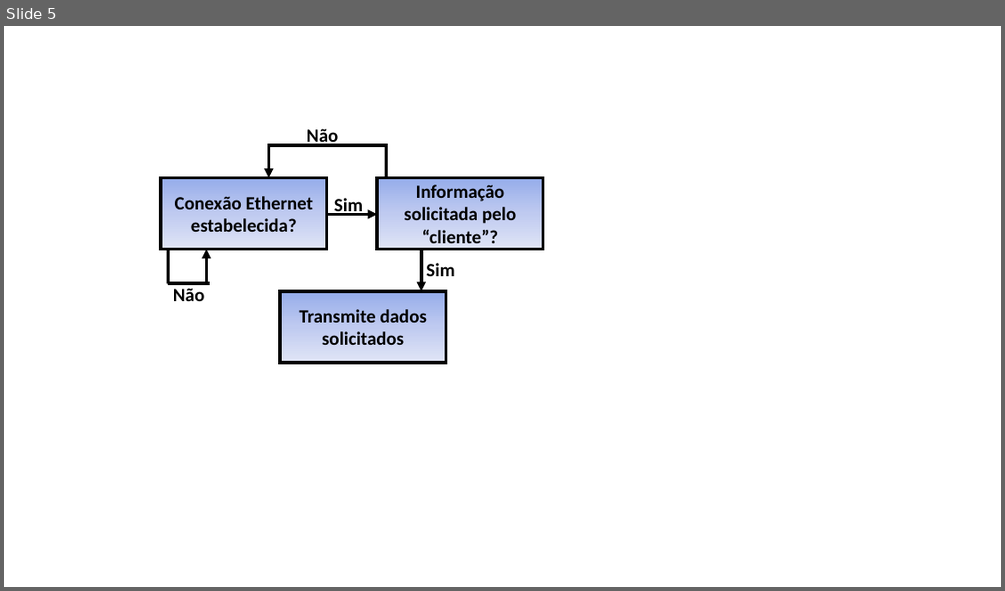
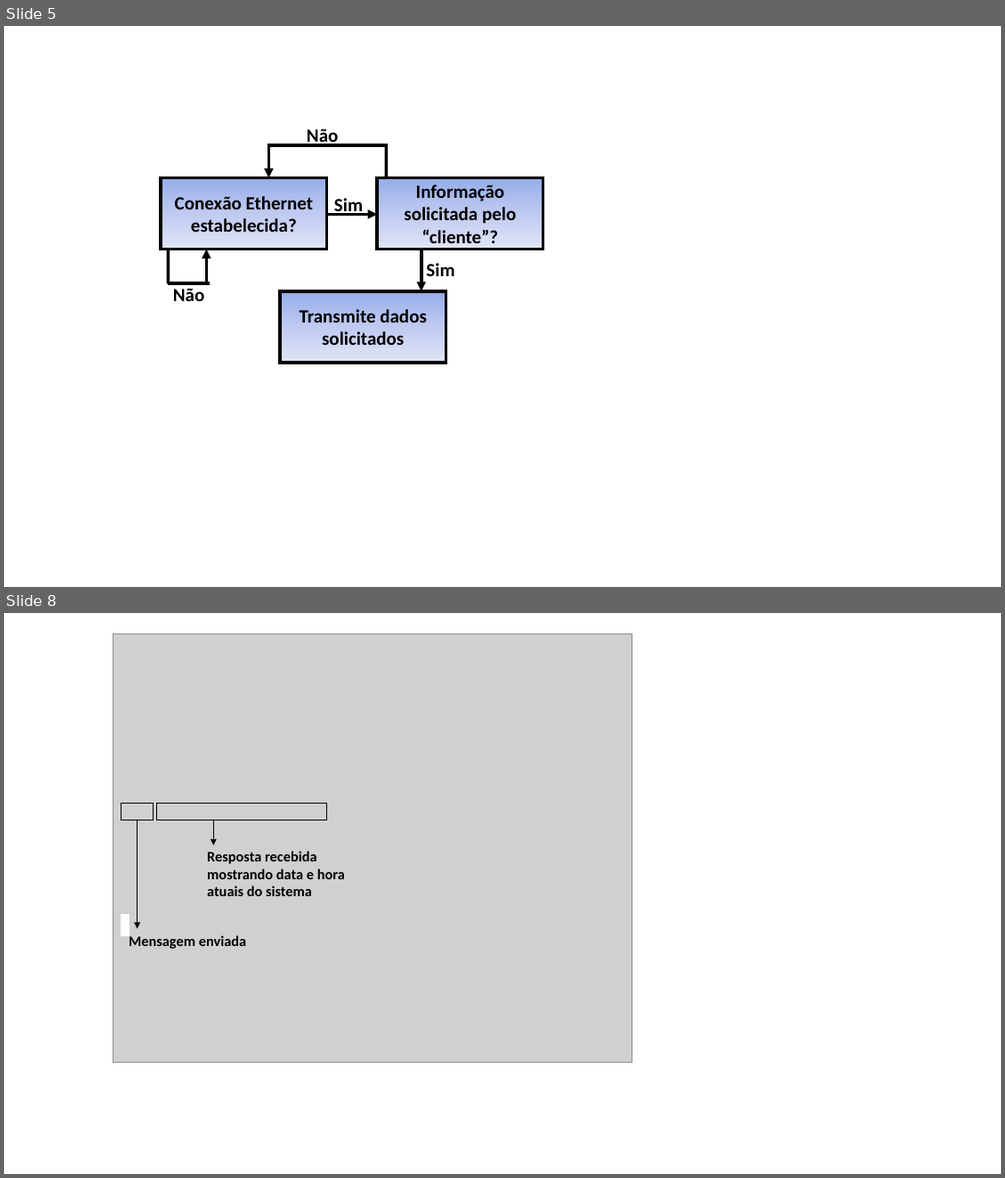
Before and after one commit to GrazianoGabriel/TCC---Trabalho-Final, a slide deck: Figuras/Presentation1.pptx. Shown one above the other, each under a label of ours: slide 5 before the commit, slides 5 and 8 after it; the slides between them are not shown. The pictures are 1005x591 and 1005x1178 pixels, drawn with LibreOffice and Linux fonts; fonts in the diff are those of the drawing; grey boxes stand for pictures. Boxes give left, top, right and bottom in pixels: in the first picture for what was removed or moved away, otherwise in the second. Text is boxed around its words. In the diff, an @@ line names an element or a change of style, - is before the commit and + after.

```diff
--- a/Figuras/Presentation1.pptx
+++ b/Figuras/Presentation1.pptx
@@ slide 8 added at [4, 613, 1001, 1174], background #FFFFFF @@
@@ picture added at [113, 634, 632, 1062] @@
@@ rectangle added at [121, 803, 153, 820], outline #000000 1 pt @@
@@ arrow added from (138, 820) to (138, 929), #000000 0.5 pt @@
@@ rectangle added at [157, 803, 327, 820], outline #000000 1 pt @@
@@ arrow added from (213, 820) to (213, 844), #000000 0.5 pt @@
@@ text added at [207, 851, 345, 896], 14 pt, text #000000, bold @@
+Resposta recebida mostrando data e hora atuais do sistema
@@ rectangle added at [121, 915, 129, 936], fill #FFFFFF, outline #FFFFFF 1 pt @@
@@ text added at [129, 934, 246, 949], 14 pt, text #000000, bold @@
+Mensagem enviada
```
Also in this commit, not shown: 3 other slides added, 20 other files.
